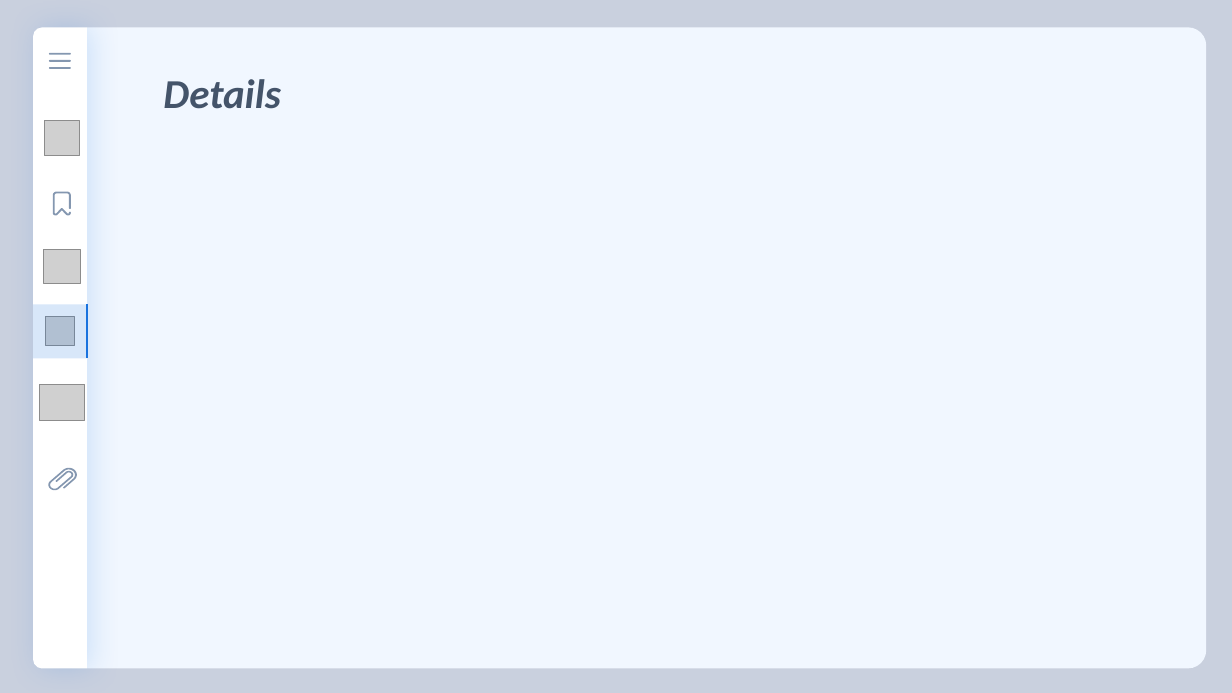
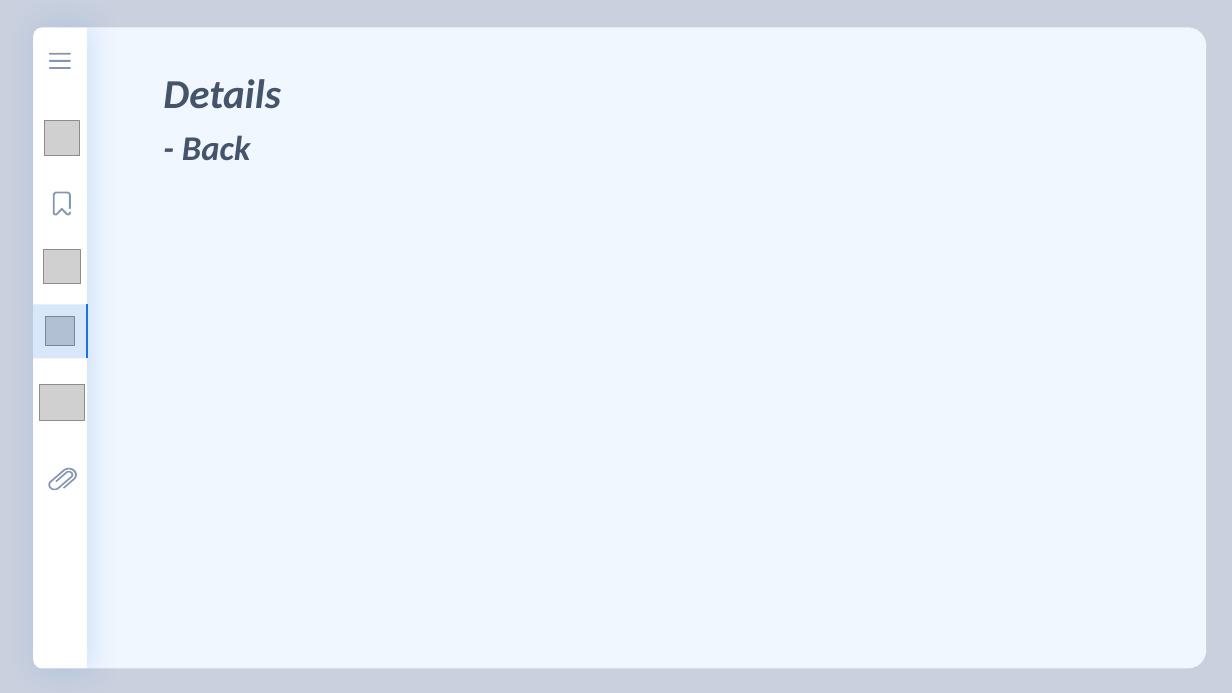
Before and after one commit to florentious/AutoGenerating_VariableName, a slide deck: slide 13 of Text/Presentation/presentation_ver0_3.pptm (slide 12 before the commit). Drawn at 1232x693 pixels with LibreOffice and Linux fonts; fonts in the diff are those of the drawing; grey boxes stand for pictures. Boxes give left, top, right and bottom in pixels: in the first picture for what was removed or moved away, otherwise in the second. Text is boxed around its words. In the diff, an @@ line names an element or a change of style, - is before the commit and + after.

```diff
--- a/Text/Presentation/presentation_ver0_3.pptm
+++ b/Text/Presentation/presentation_ver0_3.pptm
@@ text added at [182, 135, 251, 160], 27 pt, text #44546A, bold, italic @@
+- Back
```
Also in this commit, not shown: 5 other slides changed, 6 slides added, 3 slides removed, 4 other files.
